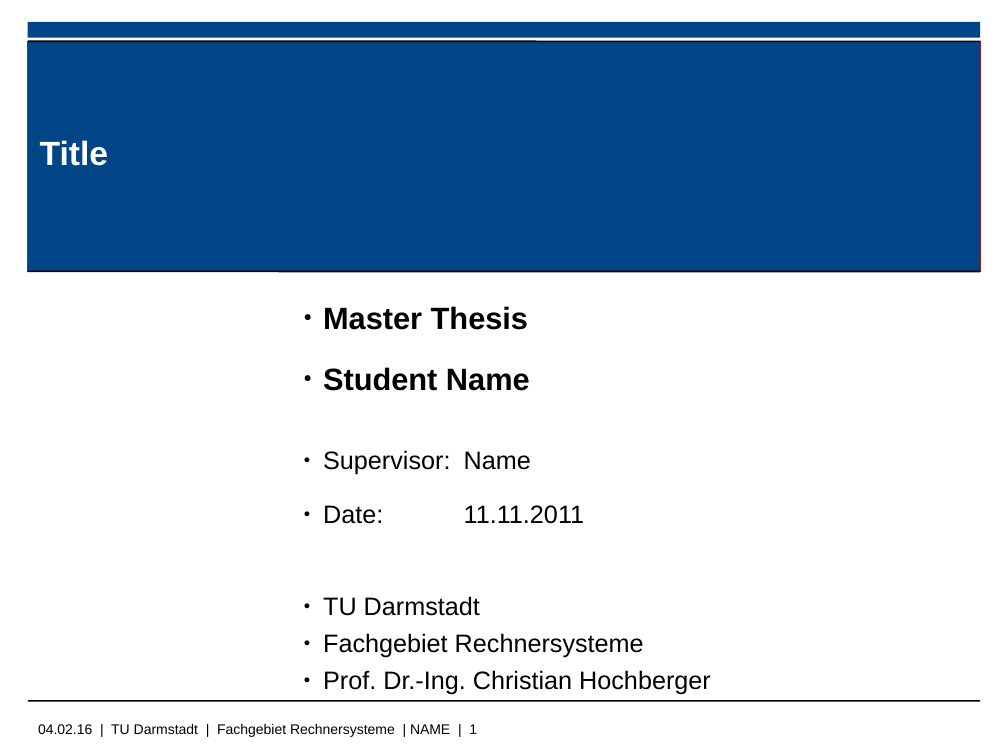
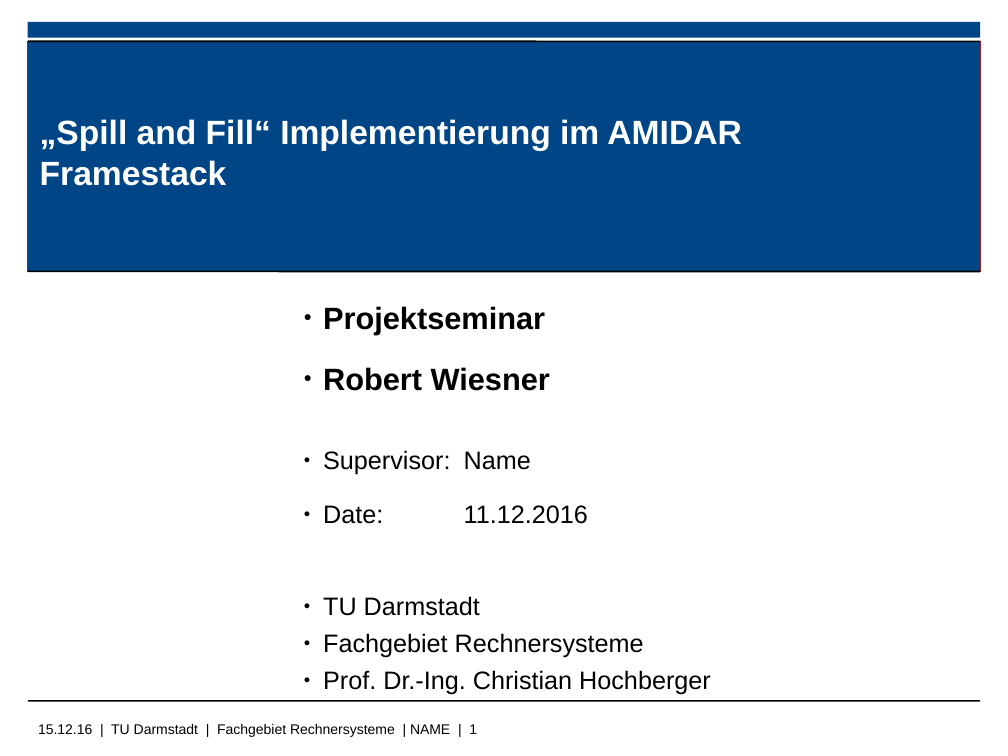
Before and after one commit to Wiero/PS_RS_REPORT, a slide deck: slide 1 of libreoffice_presentation.odp. Drawn at 1008x756 pixels with LibreOffice and Linux fonts; fonts in the diff are those of the drawing; background and template pictures are left out. Boxes give left, top, right and bottom in pixels: in the first picture for what was removed or moved away, otherwise in the second. Text is boxed around its words. In the diff, an @@ line names an element or a change of style, - is before the commit and + after.

```diff
--- a/libreoffice_presentation.odp
+++ b/libreoffice_presentation.odp
@@ title at <box>40,119,741,186</box>: text changed @@
-Title
+„Spill and Fill“ Implementierung im AMIDAR Framestack
@@ text at <box>323,306,550,391</box>: text changed @@
-● Master Thesis
-● Student Name
+● Projektseminar
+● Robert Wiesner
@@ text at <box>323,505,588,524</box>: text changed @@
-● Date: 11.11.2011
+● Date: 11.12.2016
@@ text at <box>38,724,477,737</box>: text changed @@
-04.02.16 | TU Darmstadt | Fachgebiet Rechnersysteme | NAME | 1
+15.12.16 | TU Darmstadt | Fachgebiet Rechnersysteme | NAME | 1
```
Also in this commit, not shown: 1 other slide changed, 1 other file.
